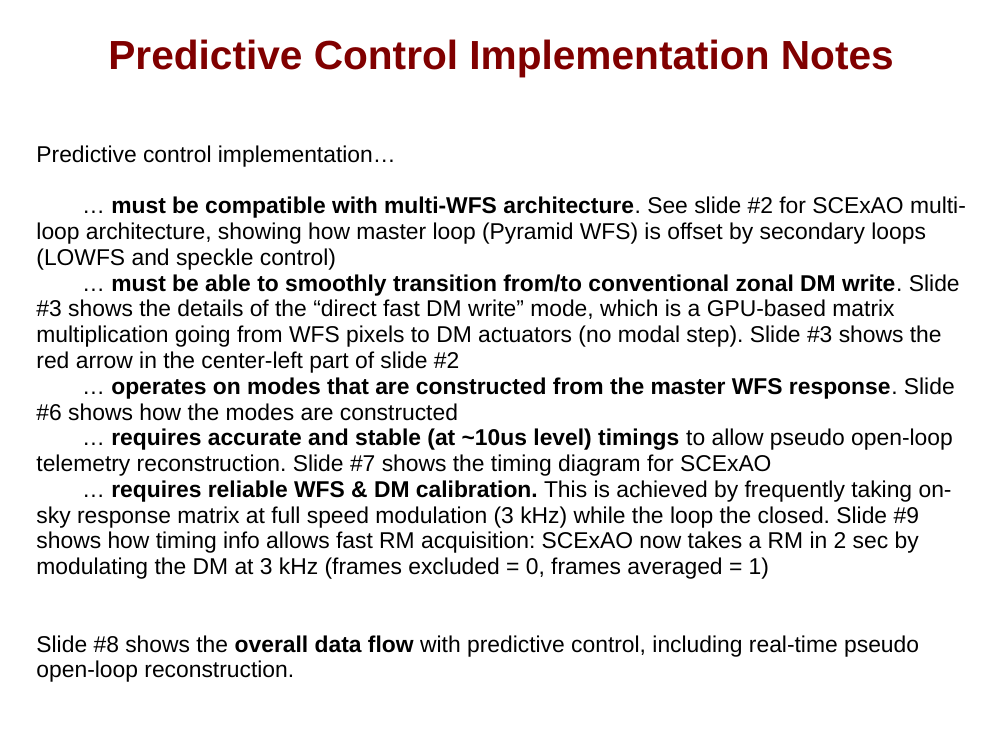
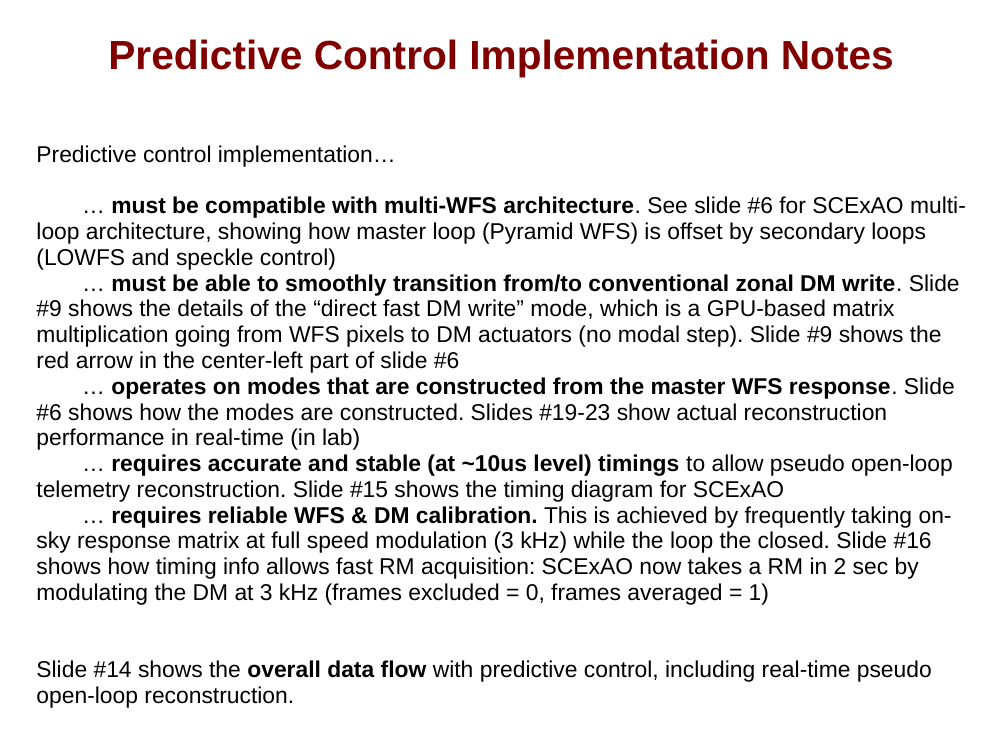
Before and after one commit to oguyon/AdaptiveOpticsControl, a slide deck: slide 17 of src/AOloopControl/doc/AOloopControl_figs.ppt. Drawn at 1008x756 pixels with LibreOffice and Linux fonts; fonts in the diff are those of the drawing. Boxes give left, top, right and bottom in pixels: in the first picture for what was removed or moved away, otherwise in the second. Text is boxed around its words. In the diff, an @@ line names an element or a change of style, - is before the commit and + after.

```diff
--- a/src/AOloopControl/doc/AOloopControl_figs.ppt
+++ b/src/AOloopControl/doc/AOloopControl_figs.ppt
@@ text at (x1=36, y1=196, x2=966, y2=704): text changed @@
-… must be compatible with multi-WFS architecture. See slide #2 for SCExAO multi-loop architecture, showing how master loop (Pyramid WFS) is offset by secondary loops (LOWFS and speckle control)
-… must be able to smoothly transition from/to conventional zonal DM write. Slide #3 shows the details of the “direct fast DM write” mode, which is a GPU-based matrix multiplication going from WFS pixels to DM actuators (no modal step). Slide #3 shows the red arrow in the center-left part of slide #2
-… operates on modes that are constructed from the master WFS response. Slide #6 shows how the modes are constructed
-… requires accurate and stable (at ~10us level) timings to allow pseudo open-loop telemetry reconstruction. Slide #7 shows the timing diagram for SCExAO
-… requires reliable WFS & DM calibration. This is achieved by frequently taking on-sky response matrix at full speed modulation (3 kHz) while the loop the closed. Slide #9 shows how timing info allows fast RM acquisition: SCExAO now takes a RM in 2 sec by modulating the DM at 3 kHz (frames excluded = 0, frames averaged = 1)
-Slide #8 shows the overall data flow with predictive control, including real-time pseudo open-loop reconstruction.
+… must be compatible with multi-WFS architecture. See slide #6 for SCExAO multi-loop architecture, showing how master loop (Pyramid WFS) is offset by secondary loops (LOWFS and speckle control)
+… must be able to smoothly transition from/to conventional zonal DM write. Slide #9 shows the details of the “direct fast DM write” mode, which is a GPU-based matrix multiplication going from WFS pixels to DM actuators (no modal step). Slide #9 shows the red arrow in the center-left part of slide #6
+… operates on modes that are constructed from the master WFS response. Slide #6 shows how the modes are constructed. Slides #19-23 show actual reconstruction performance in real-time (in lab)
+… requires accurate and stable (at ~10us level) timings to allow pseudo open-loop telemetry reconstruction. Slide #15 shows the timing diagram for SCExAO
+… requires reliable WFS & DM calibration. This is achieved by frequently taking on-sky response matrix at full speed modulation (3 kHz) while the loop the closed. Slide #16 shows how timing info allows fast RM acquisition: SCExAO now takes a RM in 2 sec by modulating the DM at 3 kHz (frames excluded = 0, frames averaged = 1)
+Slide #14 shows the overall data flow with predictive control, including real-time pseudo open-loop reconstruction.
```
Also in this commit, not shown: 2 other slides changed, 32 other files.
